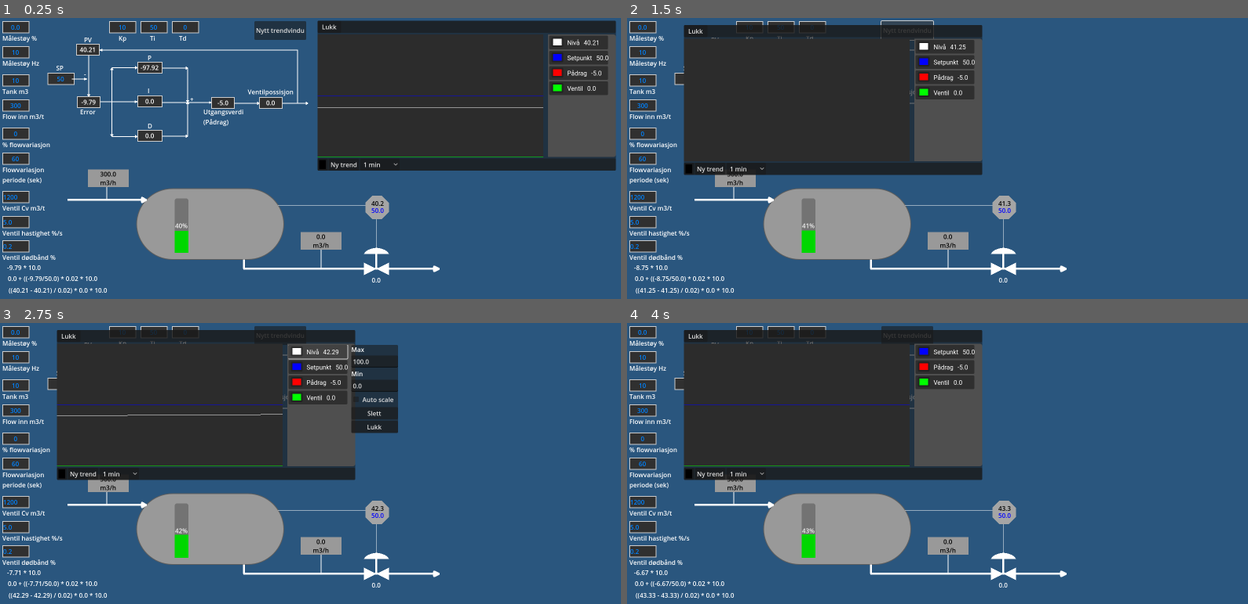
Above: before the commit, frames 1-4 (two rows, left to right).
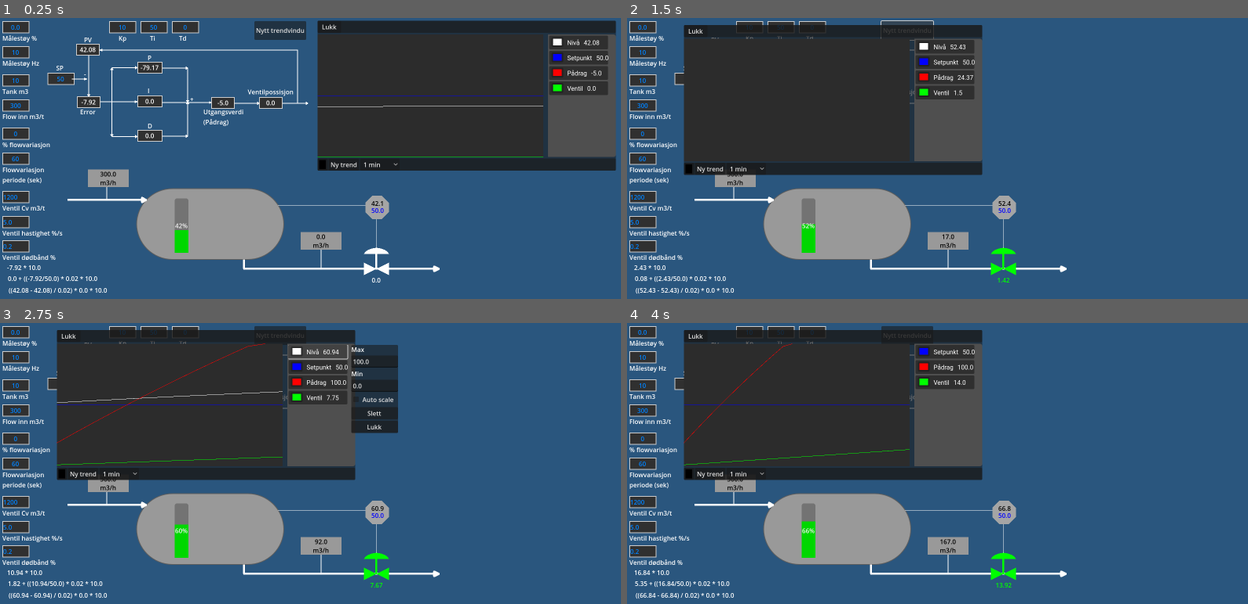
Above: after the commit, the same moments.

Repository: Keroflux/PIDsimulator
Game: Godot game, scene res://PIDsim.tscn
The game is run twice, just before and just after one commit, with the same random seed, the same clock (stepped at 60 frames per second) and the same inputs.
Inputs (mouse positions are in pixels of both pictures, inside the frame that each line leads up to):
- Up to frame 1 (0.25 s): no input
- Up to frame 2 (1.5 s): click "Lukk" at 0.5 s; click "Nytt trendvindu" at 1.25 s
- Up to frame 3 (2.75 s): click (316, 351) at 2 s
- Up to frame 4 (4 s): click "Auto scale" at 2.75 s; click "Slett" at 3.5 s

The runs differ from the first frame. In frame 1, 0.4% of the frame differs, in the area x 1-97%, y 7-98%; in frame 2, 0.7%; in frame 3, 1.2%, in the area x 1-63%, y 7-98%; in frame 4, 1.0%.

Commit message:
Added clamp to level

Diff:
--- a/Integral.gd
+++ b/Integral.gd
@@ -26,6 +26,8 @@
 
 func _on_Ti_text_entered(new_text: String) -> void:
 	Ti = float(new_text)
+	if float(new_text) <= 0:
+		utgangsverdi = 0
 
 
 func _on_Kp_text_entered(new_text: String) -> void:
--- a/PIDsim.gd
+++ b/PIDsim.gd
@@ -1,7 +1,7 @@
 extends Node2D
 
 var inflow: float = 300.0
-var volum: float = 10.0
+var volum: float = 1.0
 var innhold: float = 0.0
 var outflow: float = 0.0
 var level: float = 0.0
@@ -37,6 +37,7 @@
 		current_noise = randf_range(level_noise, -level_noise)
 
 	innhold += (inflow + flow_var - outflow ) * delta / 3600
+	innhold = clamp(innhold, 0, volum)
 	level = (innhold / volum * 100) + current_noise
 	prosessverdi.prosess_verdi = level
 	trend = inflow + flow_var
